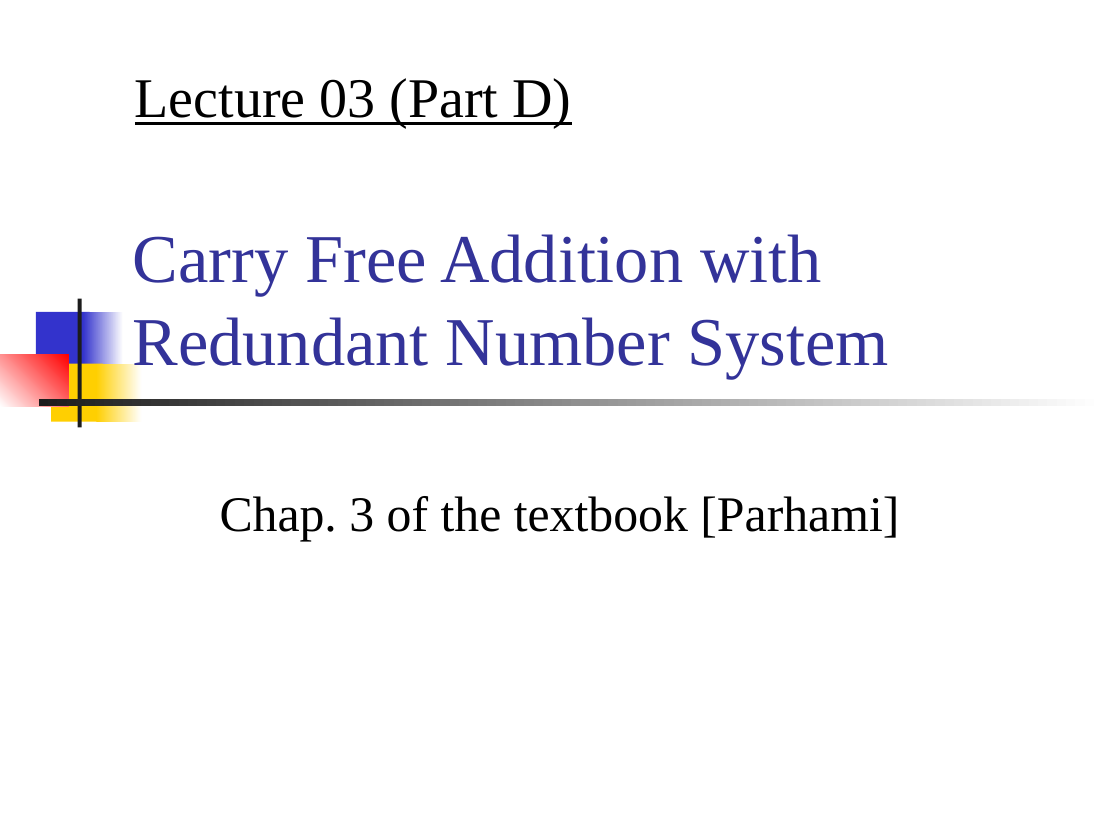
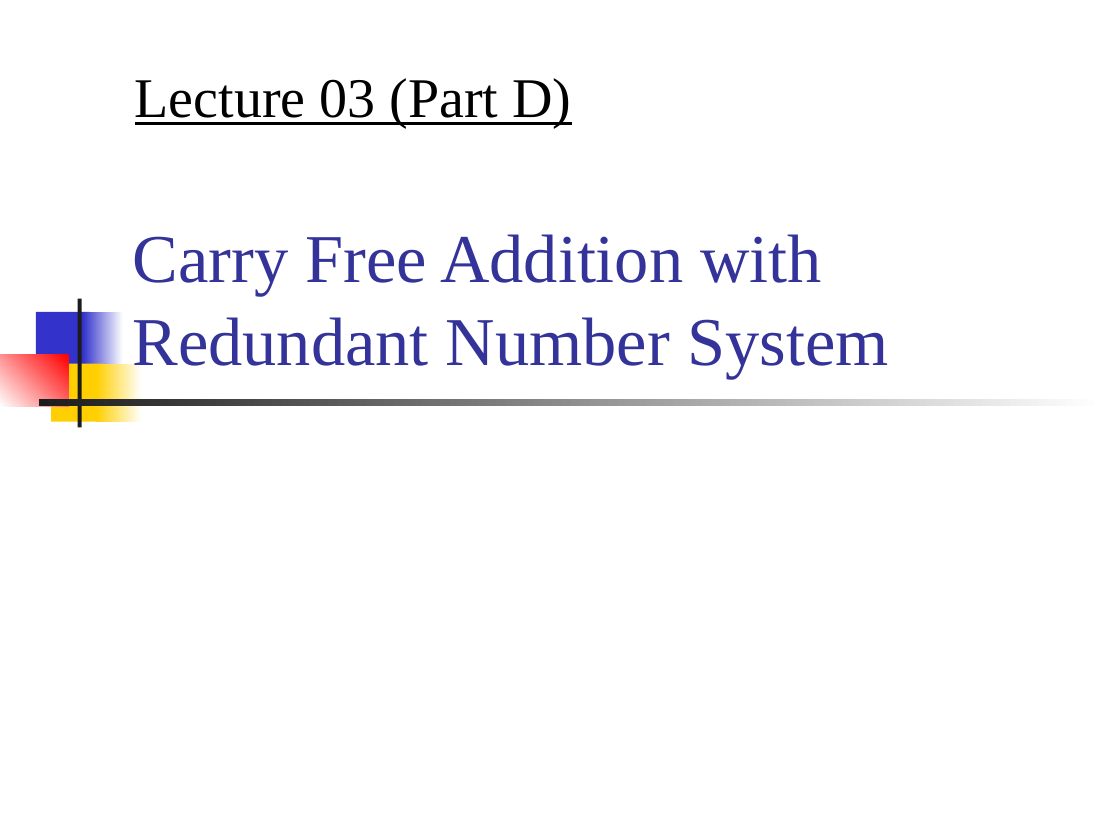
Before and after one commit to CGUSystemCourses/CompArith-2016, a slide deck: slide 1 of Lectures/lec03-numb_syst/lec03d-redundant_numb.ppt. Drawn at 1120x840 pixels with LibreOffice and Linux fonts; fonts in the diff are those of the drawing. Boxes give left, top, right and bottom in pixels: in the first picture for what was removed or moved away, otherwise in the second. Text is boxed around its words. In the diff, an @@ line names an element or a change of style, - is before the commit and + after.

```diff
--- a/Lectures/lec03-numb_syst/lec03d-redundant_numb.ppt
+++ b/Lectures/lec03-numb_syst/lec03d-redundant_numb.ppt
@@ subtitle removed at [220,496,899,541] @@
-Chap. 3 of the textbook [Parhami]
```
Also in this commit, not shown: 3 slides removed, 3 other files.
